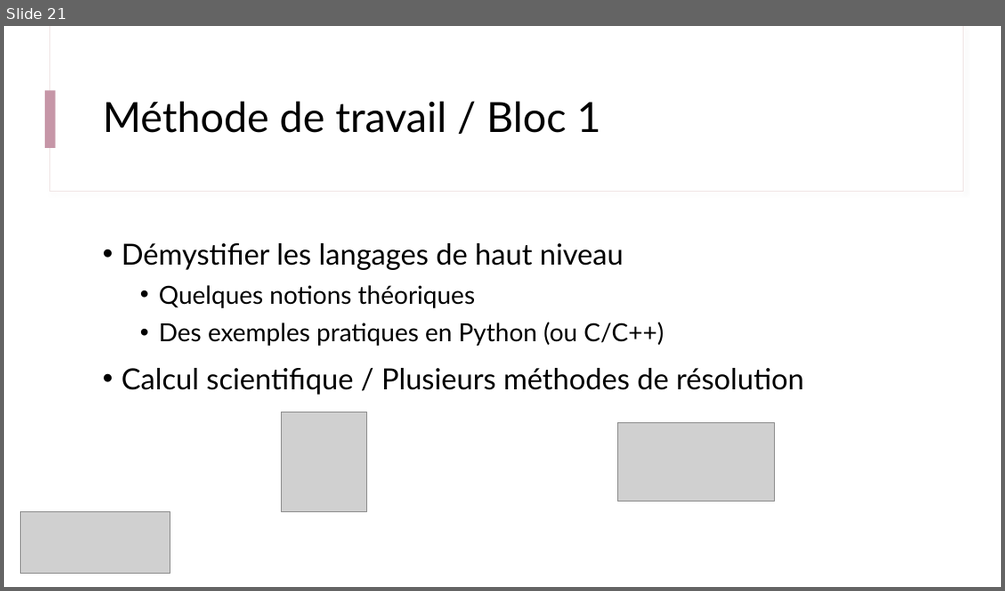
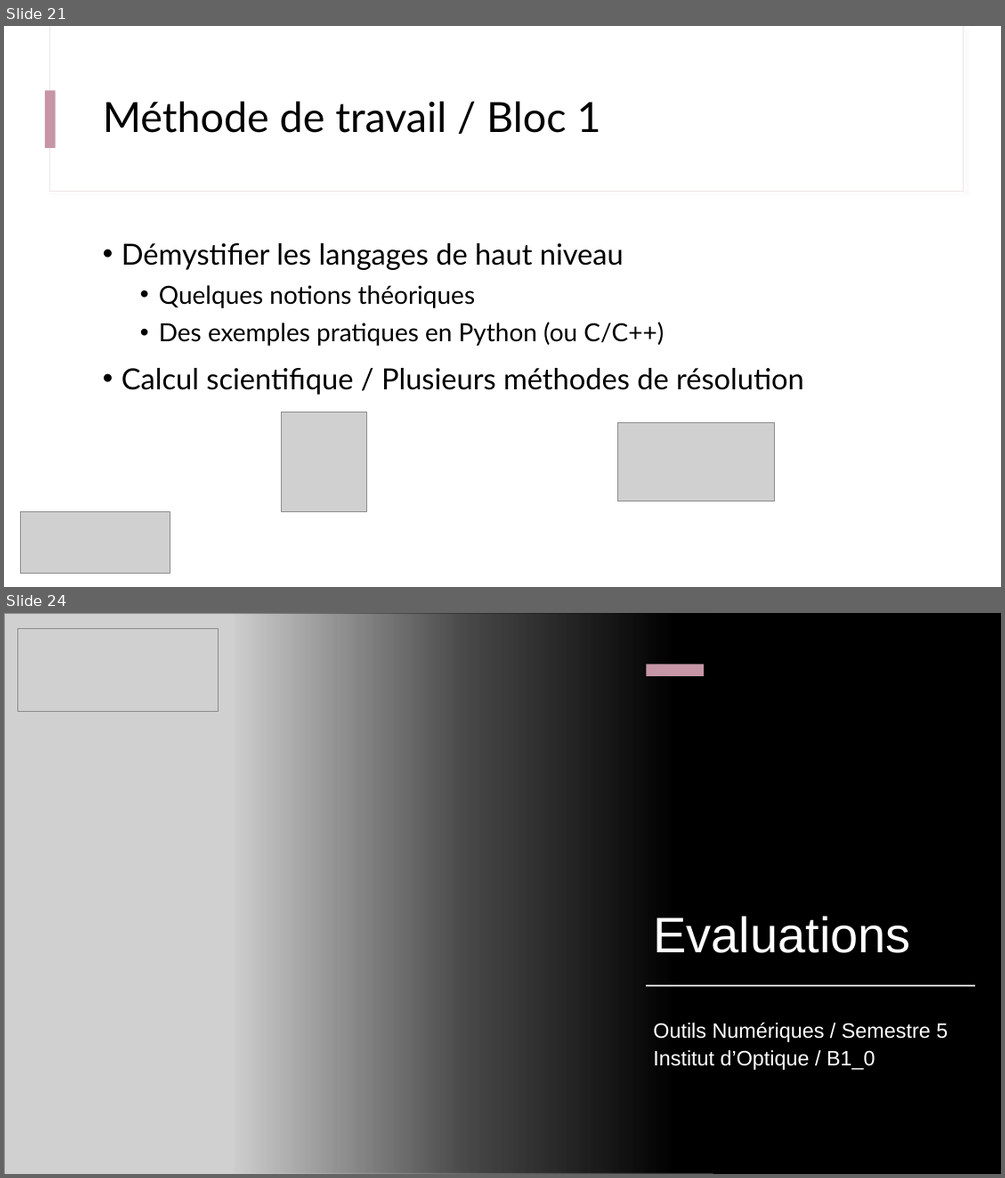
Before and after one commit to IOGS-Digital-Methods/semester-5, a slide deck: ONIP/onip_b0_intro/B0_0_Outils_Methodes.pptx. Shown one above the other, each under a label of ours: slide 21 before the commit, slides 21 and 24 after it; the slides between them are not shown. The pictures are 1005x591 and 1005x1178 pixels, drawn with LibreOffice and Linux fonts; fonts in the diff are those of the drawing; grey boxes stand for pictures. Boxes give left, top, right and bottom in pixels: in the first picture for what was removed or moved away, otherwise in the second. Text is boxed around its words. In the diff, an @@ line names an element or a change of style, - is before the commit and + after.

```diff
--- a/ONIP/onip_b0_intro/B0_0_Outils_Methodes.pptx
+++ b/ONIP/onip_b0_intro/B0_0_Outils_Methodes.pptx
@@ slide 24 added at (x1=4, y1=613, x2=1001, y2=1174), background #000000 @@
@@ rectangle added at (x1=4, y1=613, x2=1001, y2=1174), fill #000000 @@
@@ picture added at (x1=4, y1=613, x2=713, y2=1174) @@
@@ picture added at (x1=17, y1=629, x2=218, y2=711) @@
@@ rectangle added at (x1=232, y1=613, x2=1001, y2=1174), fill gradient #000000 @@
@@ rectangle added at (x1=646, y1=665, x2=704, y2=676), fill #C696A7 @@
@@ title added at (x1=653, y1=916, x2=910, y2=953), 48 pt, text #FFFFFF @@
+Evaluations
@@ rectangle added at (x1=647, y1=985, x2=975, y2=986), fill #FFFFFF @@
@@ subtitle added at (x1=653, y1=1022, x2=947, y2=1070), 20 pt, text #FFFFFF @@
+Outils Numériques / Semestre 5 Institut d’Optique / B1_0
```
Also in this commit, not shown: 1 other slide added, 4 other files.
